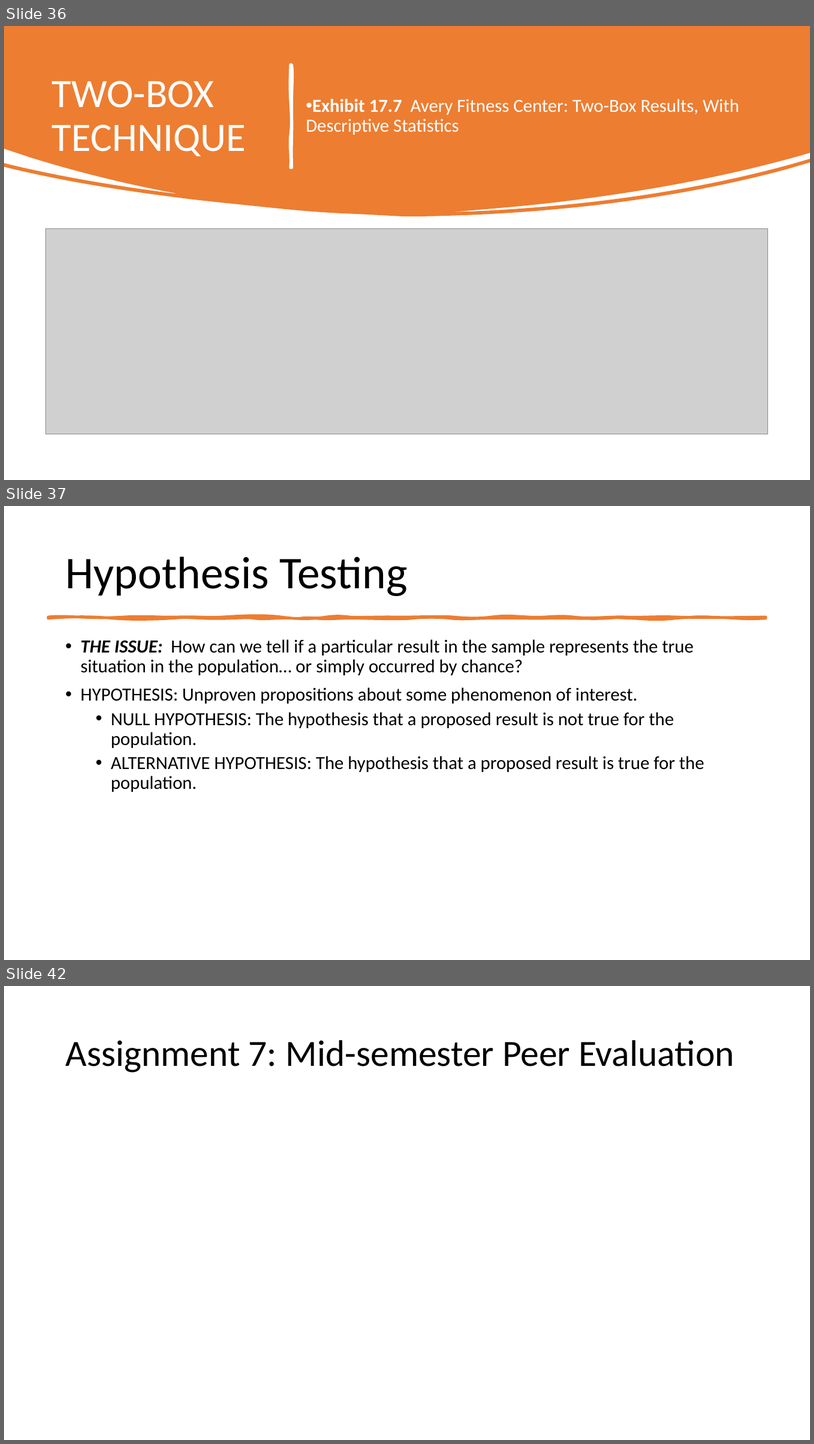
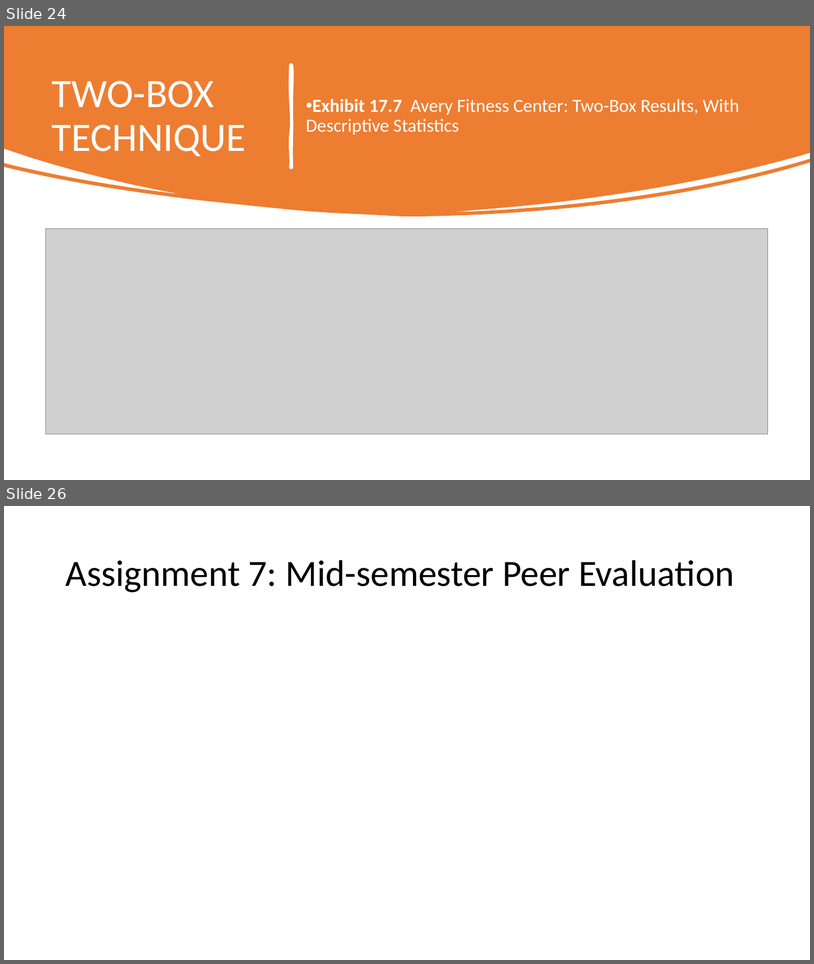
Before and after one commit to mikenguyen13/mar4050, a slide deck: lectures/11/2_Analysis and Interpretation Individual Variables Independently.pptx. Shown one above the other, each under a label of ours: slides 36, 37 and 42 before the commit, slides 24 and 26 after it; the slides between them are not shown. The pictures are 814x1444 and 814x964 pixels, drawn with LibreOffice and Linux fonts; fonts in the diff are those of the drawing; grey boxes stand for pictures. Boxes give left, top, right and bottom in pixels: in the first picture for what was removed or moved away, otherwise in the second. Text is boxed around its words. In the diff, an @@ line names an element or a change of style, - is before the commit and + after.

```diff
--- a/lectures/11/2_Analysis and Interpretation Individual Variables Independently.pptx
+++ b/lectures/11/2_Analysis and Interpretation Individual Variables Independently.pptx
@@ slide 37 removed at <box>4,506,810,960</box>, background #FFFFFF @@
@@ title removed at <box>65,556,408,596</box> @@
-Hypothesis Testing
@@ freeform shape removed at <box>48,617,766,618</box> @@
@@ text removed at <box>81,639,705,792</box> @@
-• THE ISSUE: How can we tell if a particular result in the sample represents the true situation in the population… or simply occurred by chance?
-• HYPOTHESIS: Unproven propositions about some phenomenon of interest.
-  • NULL HYPOTHESIS: The hypothesis that a proposed result is not true for the population.
-  • ALTERNATIVE HYPOTHESIS: The hypothesis that a proposed result is true for the population.
@@ what was slide 36 is now slide 24 @@
@@ what was slide 42 is now slide 26 @@
```
Also in this commit, not shown: 1 slide added, 16 other slides removed, 21 other files.
